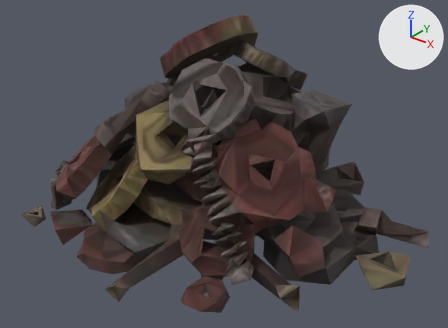
A saved change to the glTF model export/part_mech_shesterni_idle.glb.
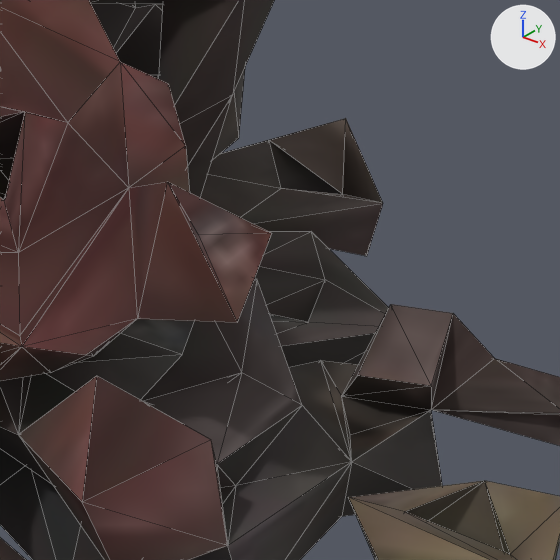
There are two pictures of each version: one whole from a 50 mm lens placed at (0.1254, -0.1469, 0.1124), pointed at (0.0078, 0.0001, 0.0213), one close up on the part from 60% to 91% of the width and 40% to 83% of the height. Every picture has the same lights, and +X, +Y and +Z are marked at upper right. The last two pictures show the newer version. The close-ups show mesh edges as thin lines. Vertices at exactly the same position are counted once.

Objects in the first close-up: 'tripo_node_fe337bb3-bc59-4c32-8ddb-2ec754cecb7e'.
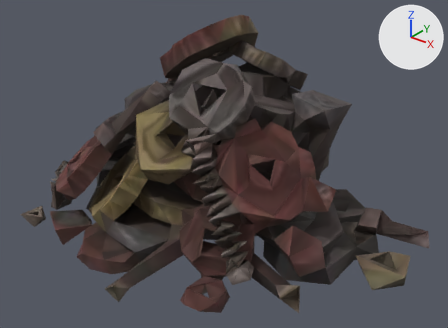
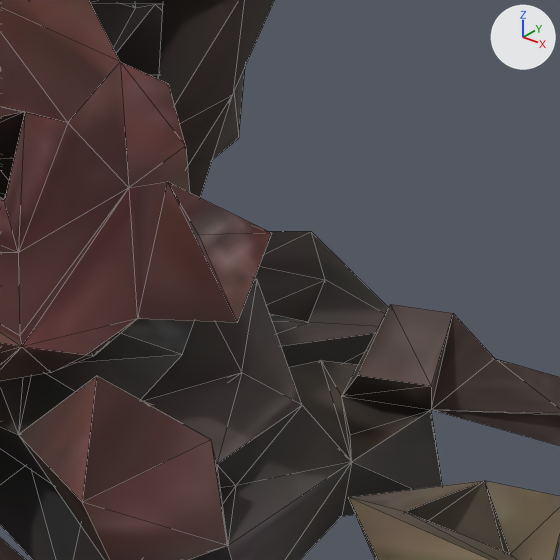
Pixel boxes [x1, y1, x2, y2] of what changed, in the close-ups (560 x 560 px):
part 1 of me_tripo_mesh_fe337bb3_bc59_4c32_8ddb_2ec754cecb7e, deleted: before [200, 118, 383, 256]

The edits, one by one:
me_tripo_mesh_fe337bb3_bc59_4c32_8ddb_2ec754cecb7e is used by ob_tripo_node_fe337bb3_bc59_4c32_8ddb_2ec754cecb7e; location (0.0, 0.0, 0.0).
me_tripo_mesh_fe337bb3_bc59_4c32_8ddb_2ec754cecb7e had 1314 vertices, 2940 faces and spanned x -0.0736..0.0745, y -0.0562..0.0595, z -0.0006..0.0671.
me_tripo_mesh_fe337bb3_bc59_4c32_8ddb_2ec754cecb7e now has 1303 vertices, 2918 faces and spans x -0.0736..0.0745, y -0.0562..0.056, z -0.0006..0.0671.
me_tripo_mesh_fe337bb3_bc59_4c32_8ddb_2ec754cecb7e part 1: the loose piece of 11 vertices spanning x 0.016..0.038, y 0.0358..0.0595, z 0.0002..0.0059 is deleted.
